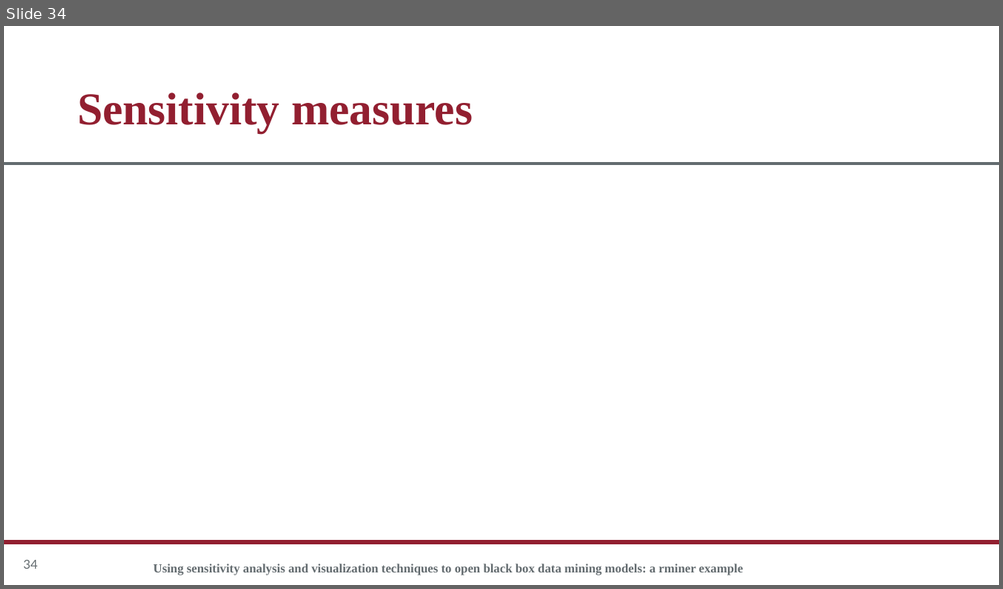
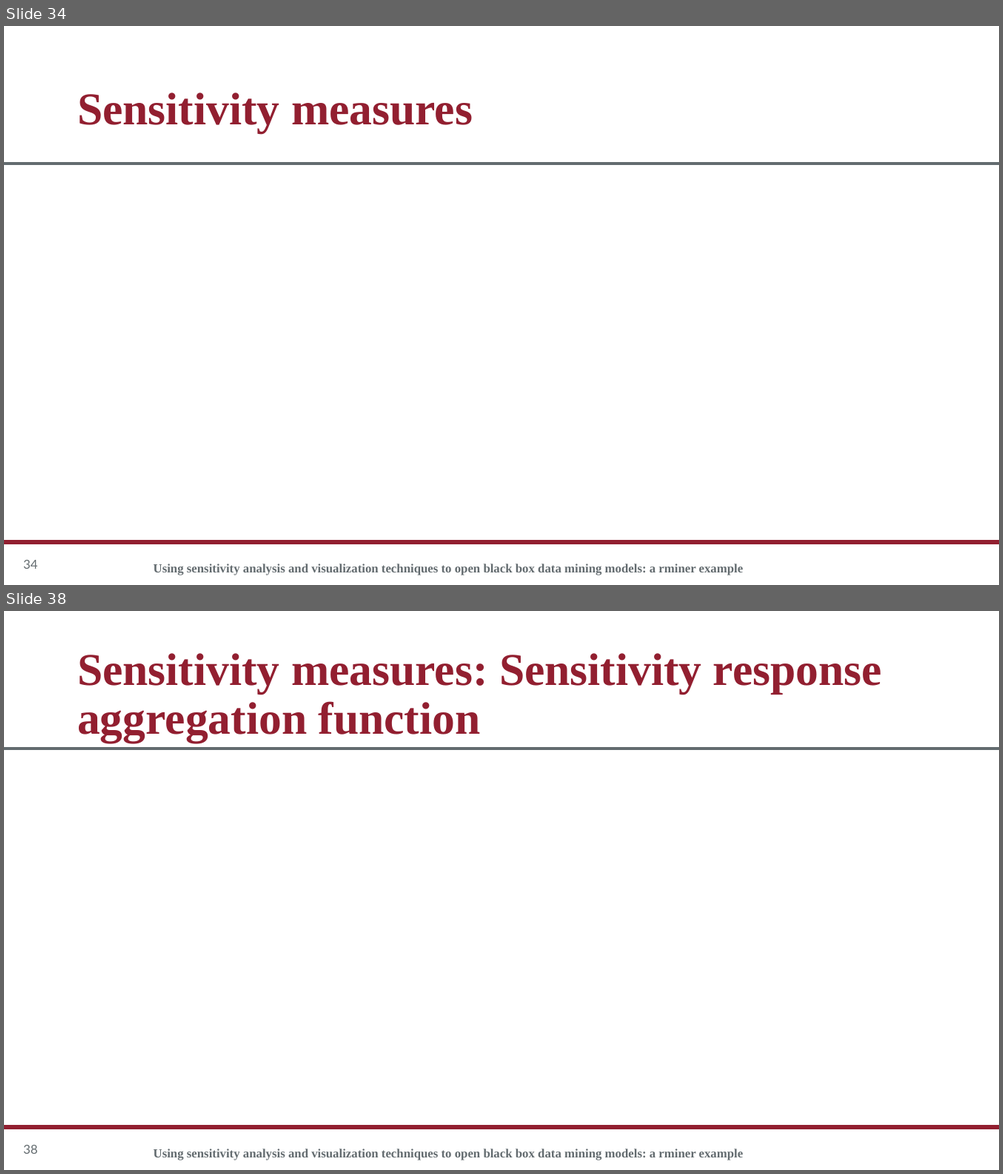
Before and after one commit to rgonzalezmoyano/Cafee, a slide deck: articulo 1 XAI/Apuntes/Sensitivity analysis/Presentación SA.pptx. Shown one above the other, each under a label of ours: slide 34 before the commit, slides 34 and 38 after it; the slides between them are not shown. The pictures are 1003x589 and 1003x1174 pixels, drawn with LibreOffice and Linux fonts; fonts in the diff are those of the drawing; grey boxes stand for pictures; background and template pictures are left out. Boxes give left, top, right and bottom in pixels: in the first picture for what was removed or moved away, otherwise in the second. Text is boxed around its words. In the diff, an @@ line names an element or a change of style, - is before the commit and + after.

```diff
--- a/articulo 1 XAI/Apuntes/Sensitivity analysis/Presentación SA.pptx
+++ b/articulo 1 XAI/Apuntes/Sensitivity analysis/Presentación SA.pptx
@@ slide 38 added at [4,611,999,1170], background #FFFFFF; not listed: 2 template elements that a slide beside it also shows @@
@@ title added at [77,653,882,743], 66 pt, text #921F30, bold @@
+Sensitivity measures: Sensitivity response aggregation function
@@ page number added at [23,1145,37,1154], 18 pt, text #636B6F @@
+38
@@ text added at [153,1149,743,1161], 18 pt, text #636B6F, bold @@
+Using sensitivity analysis and visualization techniques to open black box data mining models: a rminer example
```
Also in this commit, not shown: 8 slides changed, 3 other slides added, 4 other files.
